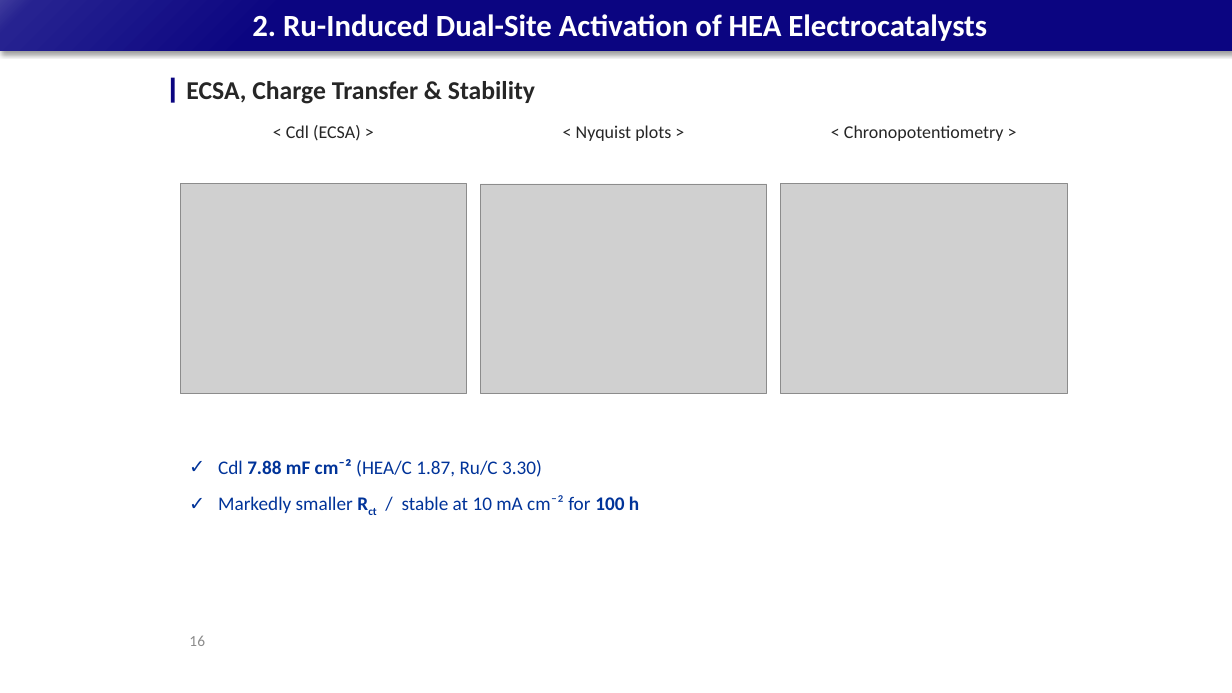
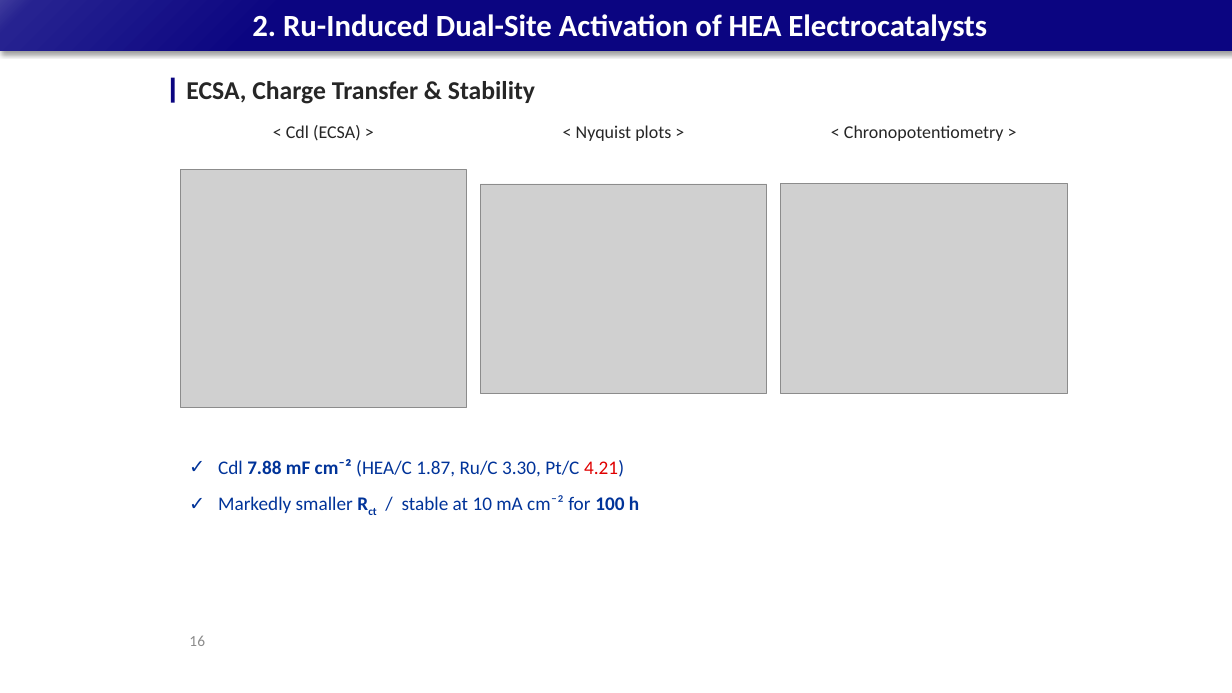
Before and after one commit to limsj0204/letter, a slide deck: slide 16 of 학위논문_디펜스_발표자료_5시료.pptx. Drawn at 1232x693 pixels with LibreOffice and Linux fonts; fonts in the diff are those of the drawing; grey boxes stand for pictures. Boxes give left, top, right and bottom in pixels: in the first picture for what was removed or moved away, otherwise in the second. Text is boxed around its words. In the diff, an @@ line names an element or a change of style, - is before the commit and + after.

```diff
--- a/학위논문_디펜스_발표자료_5시료.pptx
+++ b/학위논문_디펜스_발표자료_5시료.pptx
@@ picture: place and size @@
-picture at bbox=[180, 184, 467, 394]
+picture at bbox=[180, 170, 467, 408]
@@ text at bbox=[218, 459, 624, 477]: text changed @@
-✓ Cdl 7.88 mF cm⁻² (HEA/C 1.87, Ru/C 3.30)
+✓ Cdl 7.88 mF cm⁻² (HEA/C 1.87, Ru/C 3.30, Pt/C 4.21)
```
